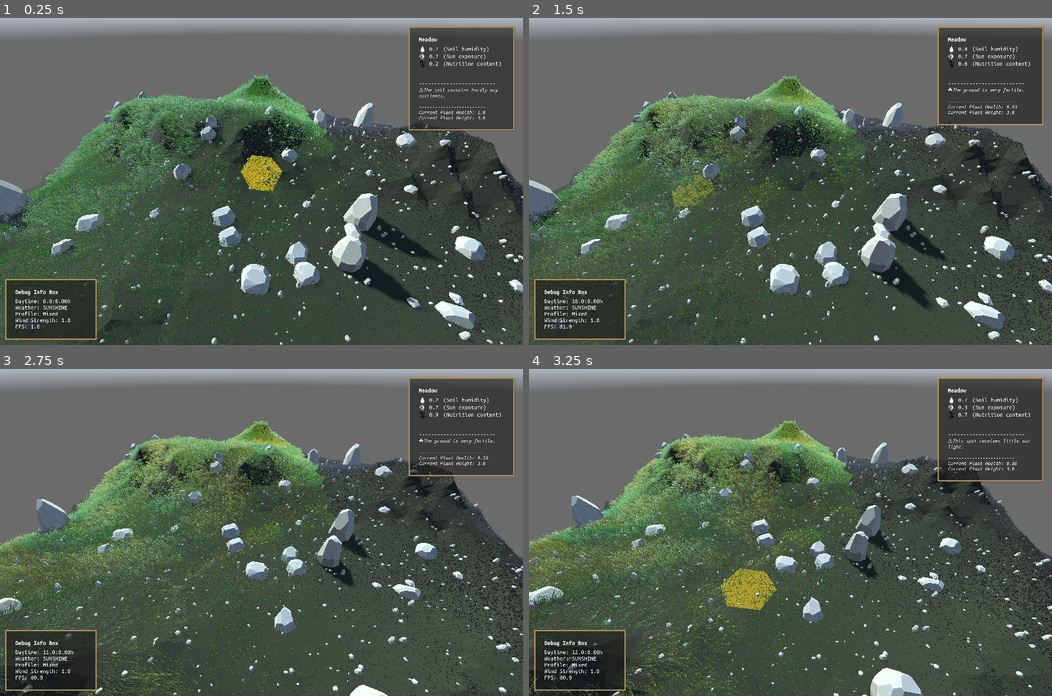
Above: before the commit, frames 1-4 (two rows, left to right).
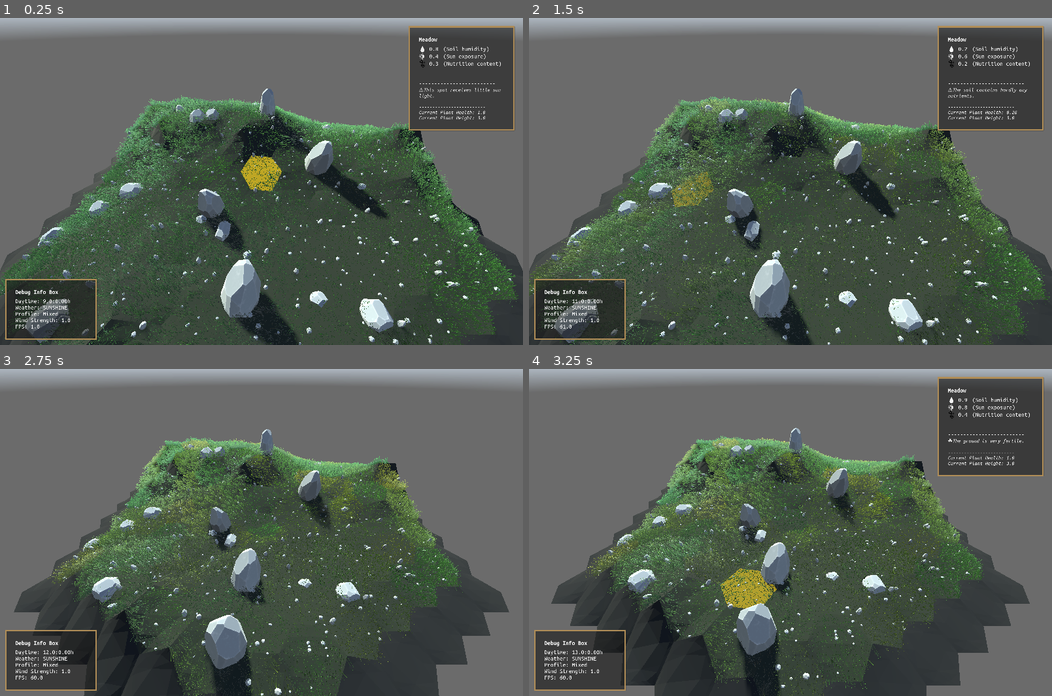
Above: after the commit, the same moments.

Repository: vincentwoelfer/hex
Game: Godot game, scene res://scenes/dev/MapGeneration.tscn
Two runs of this game, one before a commit and one after it. Both use one fixed random seed, a clock stepped at 60 frames per second and the inputs below. A sky picture missing from this copy of the repository is replaced by a grey-blue gradient.
Inputs (mouse positions are in pixels of both pictures, inside the frame that each line leads up to):
- Up to frame 1 (0.25 s): no input
- Up to frame 2 (1.5 s): move the mouse to (905, 165) at 0.52 s; hold Shift (hold_speed_up_time) 0.53-1.28 s; hold Space (advance_world_time_one_step) 0.53-1.28 s; move the mouse to (685, 197) at 1.27 s; tap Space (advance_world_time_one_step) at 1.35 s
- Up to frame 3 (2.75 s): move the mouse to (313, 460) at 2.02 s; hold Shift (hold_speed_up_time) from 2.03 s (still down); hold S (move_cam_backward) from 2.03 s (still down); tap Space (advance_world_time_one_step) at 2.3 s
- Up to frame 4 (3.25 s): keep holding Shift (hold_speed_up_time); move the mouse to (764, 597) at 2.77 s; release S (move_cam_backward) at 2.78 s; tap W (move_cam_forward) at 2.85 s; tap Space (advance_world_time_one_step) at 3.05 s

The runs differ from the first frame. In frame 1, 34% of the frame differs, in the area x 0-100%, y 9-100%; in frame 2, 34%; in frame 3, 47%, in the area x 0-100%, y 2-100%; in frame 4, 43%.

Commit message:
Cleanup world light node a bit

Diff:
--- a/scenes/dev/MapGeneration.tscn
+++ b/scenes/dev/MapGeneration.tscn
@@ -40,7 +40,7 @@
 
 [node name="SunLight" type="DirectionalLight3D" parent="."]
 unique_name_in_owner = true
-transform = Transform3D(0.614212, -0.356323, 0.704112, 0, 0.892254, 0.451532, -0.78914, -0.277337, 0.548032, 0, 50, 0)
+transform = Transform3D(0.735723, -0.349359, 0.580221, 0, 0.856693, 0.515824, -0.677281, -0.379505, 0.630288, 0, 50, 0)
 light_color = Color(1, 1, 0.856078, 1)
 light_energy = 2.0
 light_angular_distance = 2.0
@@ -58,6 +58,7 @@
 [node name="WorldLightControl" type="Node" parent="."]
 unique_name_in_owner = true
 script = ExtResource("8_4pj04")
+current_time = 9.0
 
 [node name="WeatherControl" parent="." instance=ExtResource("9_ukl4i")]
 unique_name_in_owner = true
--- a/src/autoload/HexConst.gd
+++ b/src/autoload/HexConst.gd
@@ -34,6 +34,7 @@
 
 
 # NOT HEX CONST - here for editing in edior and hex-geom regeneration triggering
+# 1D-Density. Instances per meter
 var grass_density := 10.0
 
 # ========================================================
--- a/src/autoload/MapManager.gd
+++ b/src/autoload/MapManager.gd
@@ -11,7 +11,7 @@
 
 # Includes one circle of ocean
 # Size = n means n circles around the map origin. So n=1 means 7 tiles (one origin tile and 6 additional tiles)
-const MAP_SIZE: int = 8
+const MAP_SIZE: int = 6
 # 12 for most performance tests in the past
 
 var map: HexMap = HexMap.new()
--- a/src/control-nodes/WorldLightControl.gd
+++ b/src/control-nodes/WorldLightControl.gd
@@ -1,6 +1,8 @@
 @tool
 class_name WorldLightControl
 extends Node
+
+const HOURS_PER_DAY := 24.0
 
 @onready var sun: DirectionalLight3D = %SunLight as DirectionalLight3D
 @onready var world_environment: WorldEnvironment = %WorldEnvironment as WorldEnvironment
@@ -8,10 +10,7 @@
 @onready var weather_control: WeatherControl = %WeatherControl as WeatherControl
 @onready var sky: PanoramaSkyMaterial = (%WorldEnvironment as WorldEnvironment).environment.sky.sky_material
 
-const HOURS_PER_DAY: float = 24.0
-const START_TIME: float = 8.0
-
-@export_range(0.0, HOURS_PER_DAY, 0.2) var current_time: float = START_TIME:
+@export_range(0.0, HOURS_PER_DAY, 0.2) var current_time: float = WorldTimeManager.get_start_time():
 	set(value):
 		current_time = value
 		if Engine.is_editor_hint():
@@ -24,8 +23,8 @@
 
 @export_category("Light parameters")
 # Hours after sunrise / before sunset where the light is beeing interpolated
-@export var sunrise_effect_hours: float = 3.0
-@export var sunset_effect_hours: float = 3.0
+@export var sunrise_effect_hours: float = 3.1
+@export var sunset_effect_hours: float = 3.1
 
 # TODO interpolate energy differently. Color change needs to happen ~2-3 hours, light intensity change only within 30min
 @export var min_sun_light_energy: float = 0.0
@@ -71,7 +70,7 @@
 	if not Engine.is_editor_hint():
 		current_time = fmod(world_time_manager.current_world_time, HOURS_PER_DAY)
 	else:
-		current_time = START_TIME
+		current_time = WorldTimeManager.get_start_time()
 
 	EventBus.Signal_SetVisualLightTime.connect(change_time)
 	EventBus.Signal_WeatherChanged.connect(_on_weather_change)
--- a/src/control-nodes/WorldTimeManager.gd
+++ b/src/control-nodes/WorldTimeManager.gd
@@ -2,8 +2,10 @@
 class_name WorldTimeManager
 extends Node
 
-const start_time: float = 8.0
-var current_world_time: float = start_time
+const HOURS_PER_DAY: float = 24.0
+const START_TIME: float = 9.0
+
+var current_world_time: float = START_TIME
 var duration_sec_per_hour: float = 1.0
 const time_step := 1.0
 var speed_up_factor: float = 2.5
@@ -54,10 +56,14 @@
 			timer.stop()
 
 
+static func get_start_time() -> float:
+	return START_TIME
+
+
 func get_max_tween_time() -> float:
 	# Only limit tween time if auto advancing
 	if auto_advance:
-		return duration_sec_per_hour * 0.99
+		return duration_sec_per_hour * 0.95
 	else:
 		return 999.0
 
@@ -66,7 +72,7 @@
 	# Advance one hour
 	current_world_time += time_step
 
-	day_time = fmod(current_world_time, 24.0)
+	day_time = fmod(current_world_time, HOURS_PER_DAY)
 	EventBus.Signal_SetVisualLightTime.emit(day_time)
 	EventBus.Signal_WorldStep.emit()
 	EventBus.Signal_DayTimeChanged.emit(day_time)
